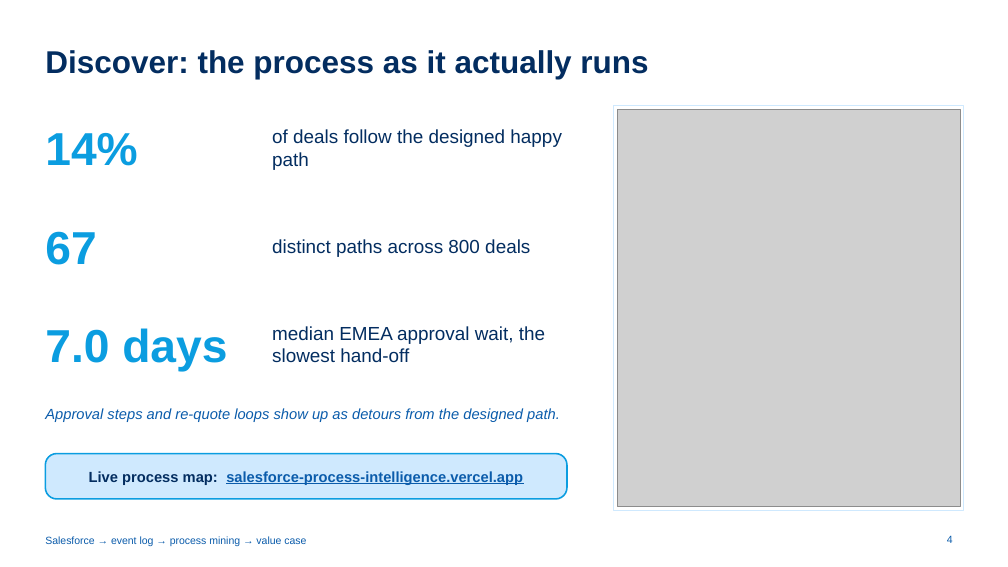
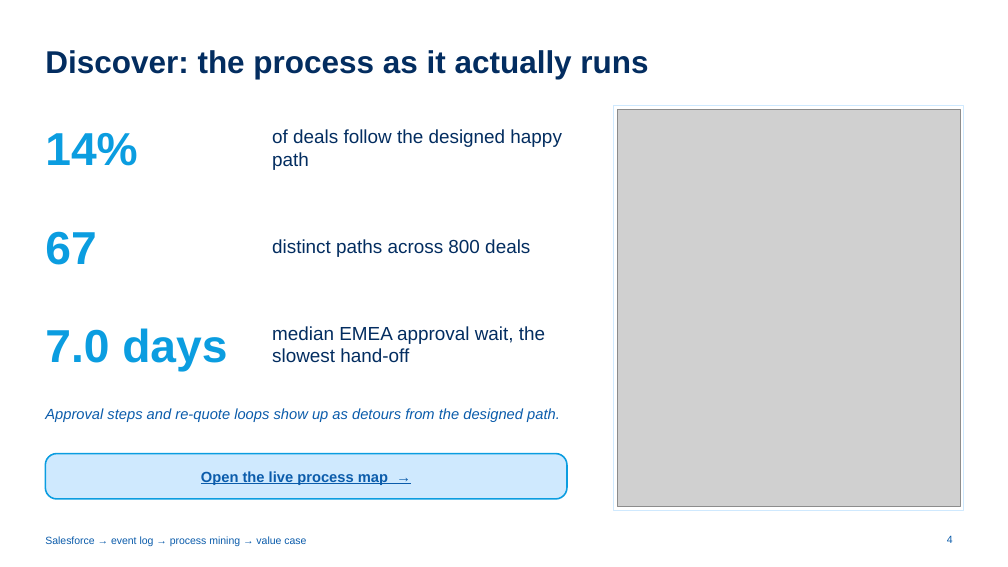
Before and after one commit to ch-lukas/salesforce-process-intelligence, a slide deck: slide 4 of deck/salesforce-process-intelligence.pptx. Drawn at 1008x567 pixels with LibreOffice and Linux fonts; fonts in the diff are those of the drawing; grey boxes stand for pictures. Boxes give left, top, right and bottom in pixels: in the first picture for what was removed or moved away, otherwise in the second. Text is boxed around its words. In the diff, an @@ line names an element or a change of style, - is before the commit and + after.

```diff
--- a/deck/salesforce-process-intelligence.pptx
+++ b/deck/salesforce-process-intelligence.pptx
@@ text in rounded rectangle at (x1=201, y1=471, x2=388, y2=485): text changed @@
-Live process map: salesforce-process-intelligence.vercel.app
+Open the live process map →
```
Also in this commit, not shown: 18 other files.
